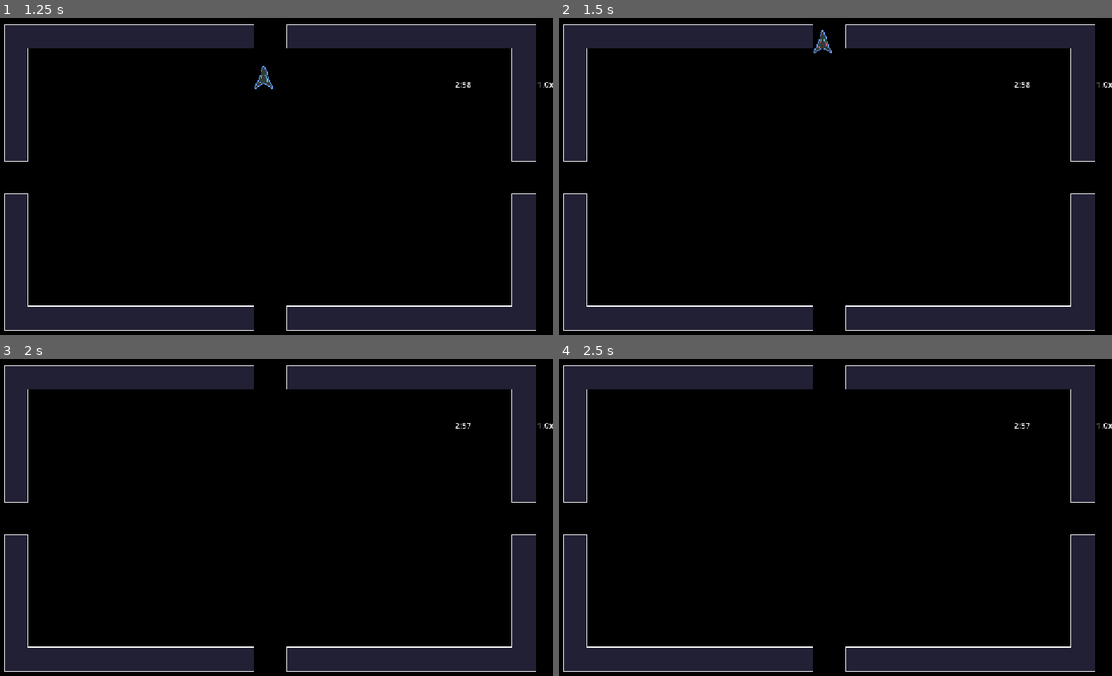
Above: before the commit, frames 1-4 (two rows, left to right).
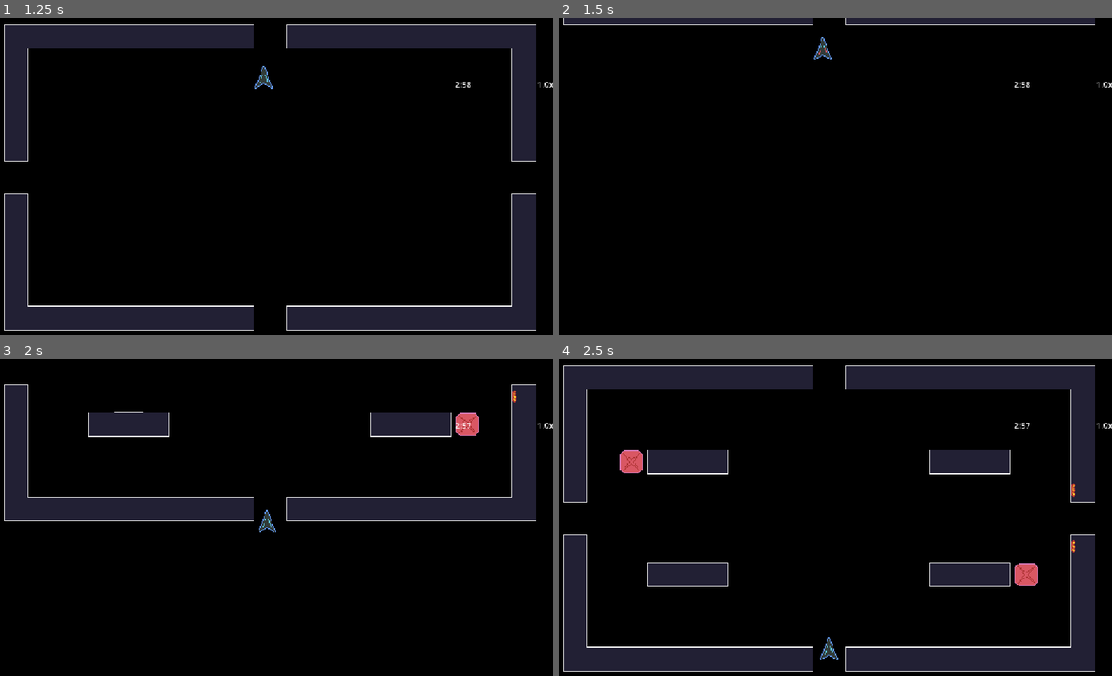
Above: after the commit, the same moments.

Repository: LitaDev-nsfw/Vector
Game: Godot game, scene res://Scenes/game.tscn
The game is run twice, just before and just after one commit, with the same random seed, the same clock (stepped at 60 frames per second) and the same inputs.
Inputs:
- Up to frame 1 (1.25 s): tap Enter at 0.5 s; hold W (move_up) from 0.53 s (still down); tap Down (aim_down) at 0.6 s
- Up to frame 2 (1.5 s): keep holding W (move_up); tap Left (aim_left) at 1.35 s
- Up to frame 3 (2 s): keep holding W (move_up)
- Up to frame 4 (2.5 s): release W (move_up) at 2.03 s; hold A (move_left) from 2.03 s (still down); tap Right (aim_right) at 2.1 s

Frame 1 is identical in both runs. In frame 2, 22% of the frame differs, in the area x 0-97%, y 0-99%; in frame 3, 26%, in the area x 0-97%, y 2-99%; in frame 4, 5.2%.
Error before the commit: Cannot call method 'get_files' on a null value. (res://Data/Scripts/level.gd:23)

Commit message:
observation effect fuck you

Diff:
--- a/Data/Scripts/level.gd
+++ b/Data/Scripts/level.gd
@@ -19,6 +19,7 @@
 		folder_path = "Scenes/Rooms/Floor "+str(current_floor)
 	else:
 		folder_path = "Scenes/Rooms/Floor "+str(current_floor)+"/Bosses"
+	print(folder_path)
 	var folder := DirAccess.open(folder_path)
 	for file_name in folder.get_files():
 		array.append(load(folder_path+"/"+file_name))
--- a/Scenes/game.tscn
+++ b/Scenes/game.tscn
@@ -240,9 +240,7 @@
 
 [node name="Level" type="Node2D" parent="." unique_id=1708957120 node_paths=PackedStringArray("current_room_node", "level_camera")]
 script = ExtResource("2_ewbju")
-current_room = null
 current_room_node = NodePath("StartingRoom")
-current_floor = null
 level_camera = NodePath("Camera2D")
 
 [node name="Camera2D" type="Camera2D" parent="Level" unique_id=1526536229]
